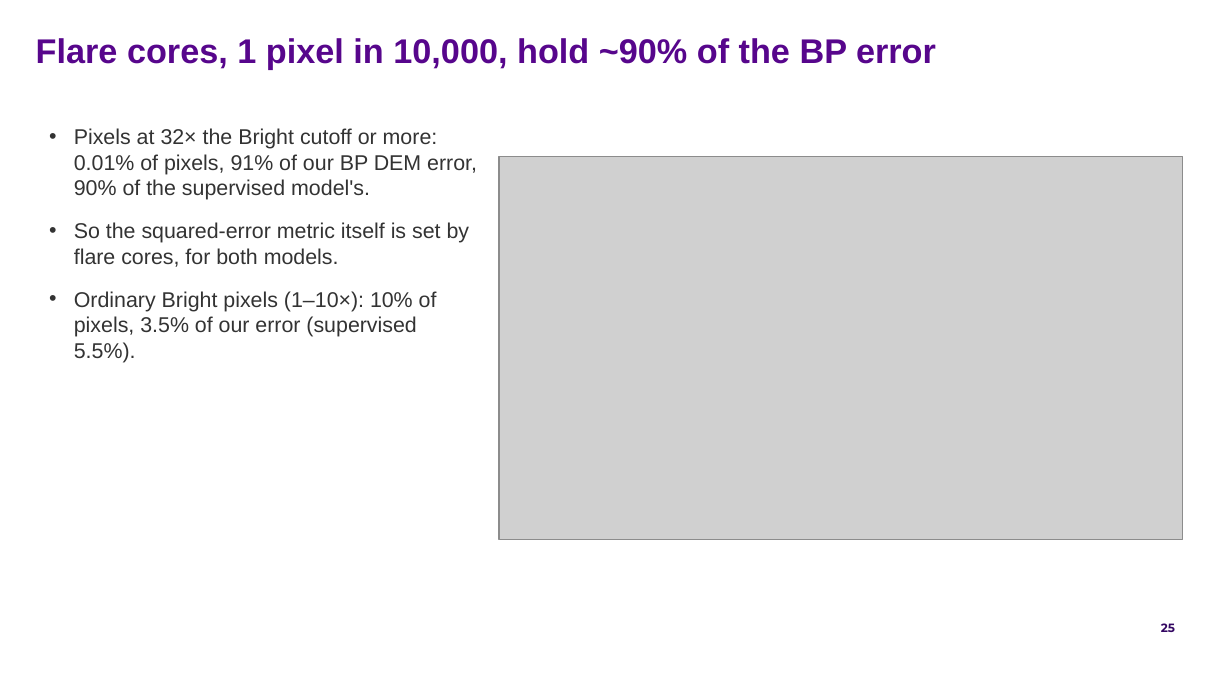
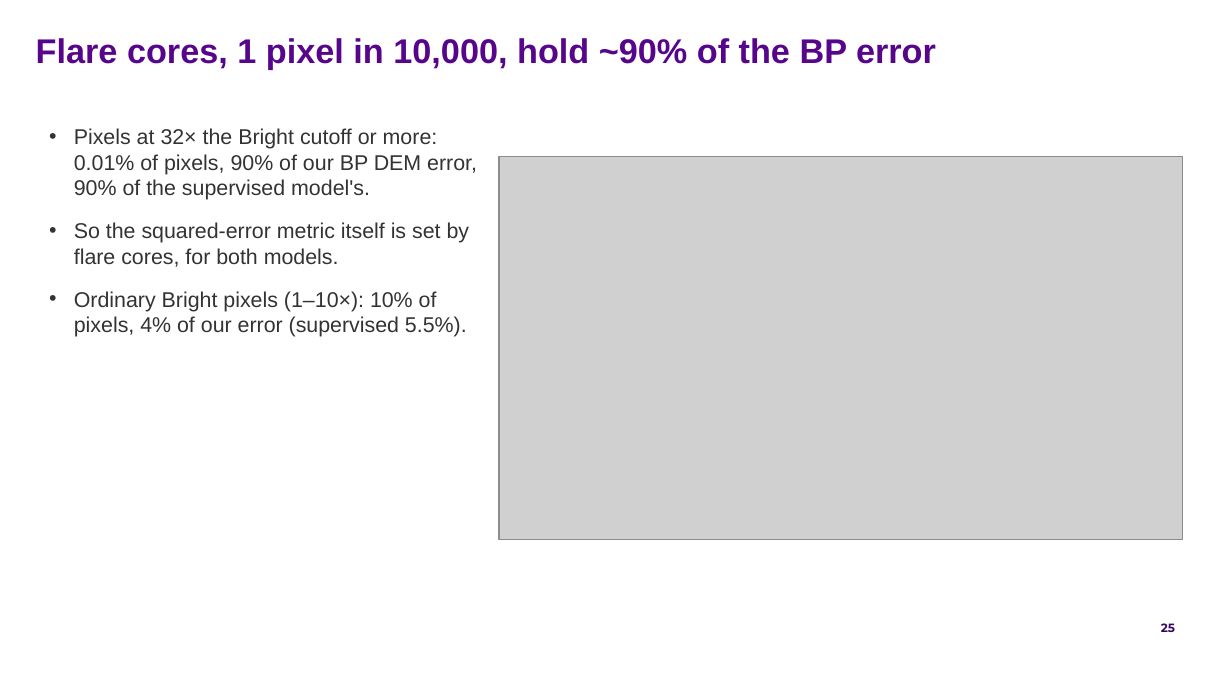
Before and after one commit to FruitPnchSamuraiG/solar-dem-inversion, a slide deck: slide 25 of slides/DEM_deck_v2.pptx. Drawn at 1232x693 pixels with LibreOffice and Linux fonts; fonts in the diff are those of the drawing; grey boxes stand for pictures; background and template pictures are left out. Boxes give left, top, right and bottom in pixels: in the first picture for what was removed or moved away, otherwise in the second. Text is boxed around its words. In the diff, an @@ line names an element or a change of style, - is before the commit and + after.

```diff
--- a/slides/DEM_deck_v2.pptx
+++ b/slides/DEM_deck_v2.pptx
@@ text at (x1=74, y1=128, x2=477, y2=200): text changed @@
-• Pixels at 32× the Bright cutoff or more: 0.01% of pixels, 91% of our BP DEM error, 90% of the supervised model's.
+• Pixels at 32× the Bright cutoff or more: 0.01% of pixels, 90% of our BP DEM error, 90% of the supervised model's.
@@ text at (x1=74, y1=291, x2=467, y2=337): text changed @@
-• Ordinary Bright pixels (1–10×): 10% of pixels, 3.5% of our error (supervised 5.5%).
+• Ordinary Bright pixels (1–10×): 10% of pixels, 4% of our error (supervised 5.5%).
```
Also in this commit, not shown: 12 other slides changed, 12 other files.
